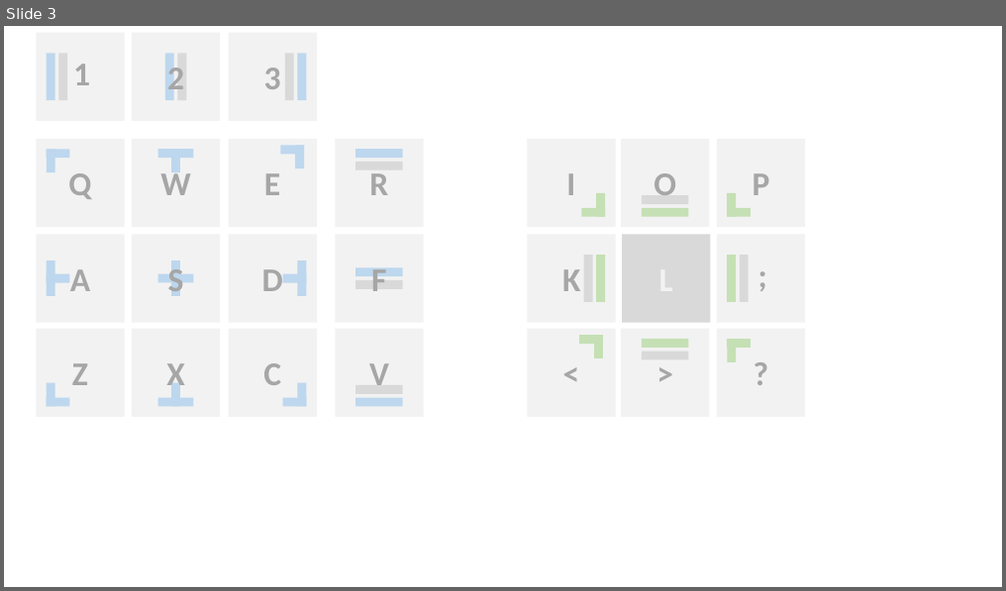
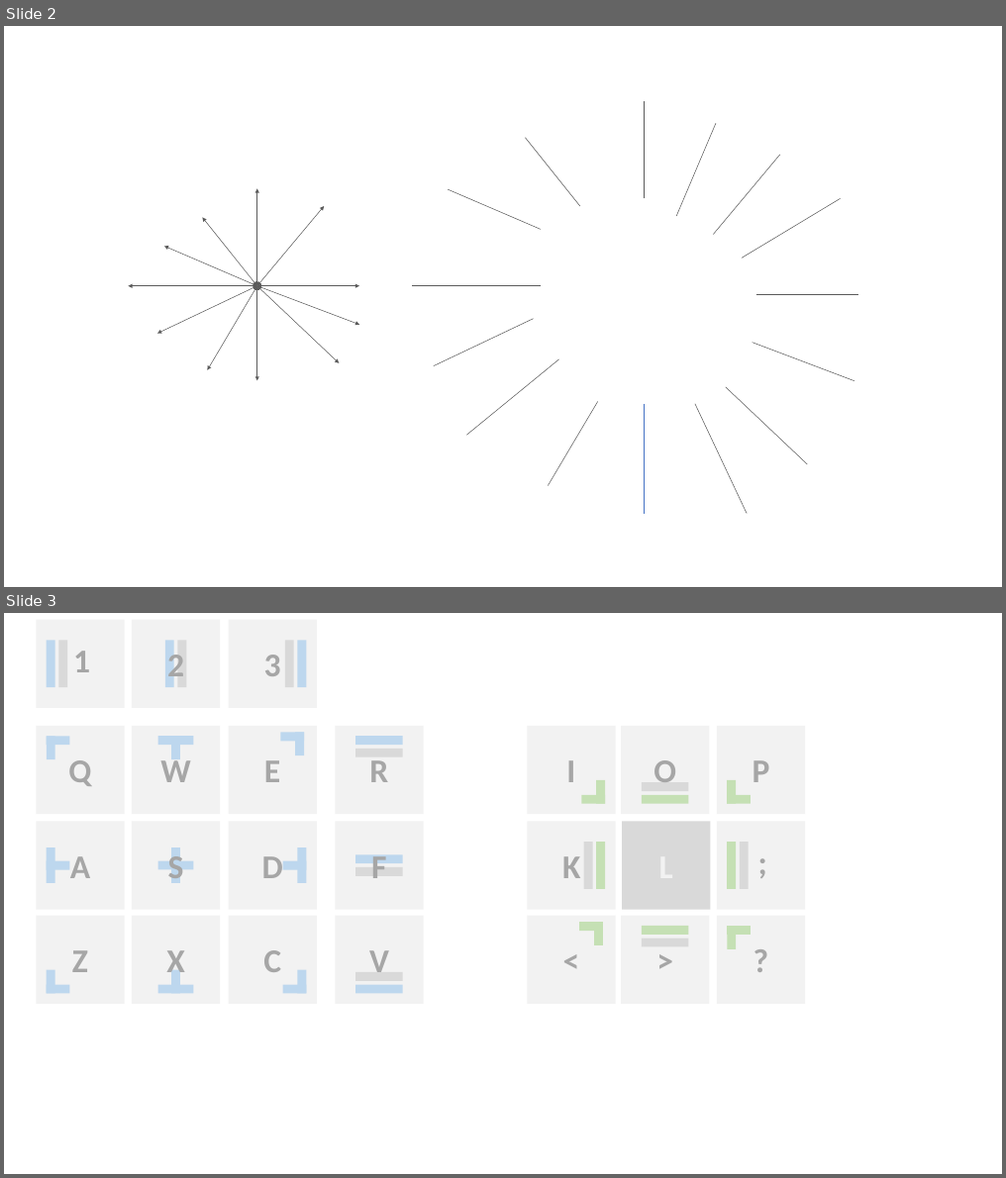
Before and after one commit to s910324/misc, a slide deck: vba.pptm. Shown one above the other, each under a label of ours: slide 3 before the commit, slides 2 and 3 after it. The pictures are 1006x591 and 1006x1178 pixels, drawn with LibreOffice and Linux fonts; fonts in the diff are those of the drawing. Boxes give left, top, right and bottom in pixels: in the first picture for what was removed or moved away, otherwise in the second. Text is boxed around its words. In the diff, an @@ line names an element or a change of style, - is before the commit and + after.

```diff
--- a/vba.pptm
+++ b/vba.pptm
@@ slide 2 added at bbox=[4, 26, 1002, 587], background #FFFFFF @@
@@ line added from (645, 199) to (645, 101), #5A5A5A 0.5 pt @@
@@ line added from (580, 206) to (525, 138), #5A5A5A 0.5 pt @@
@@ line added from (676, 216) to (716, 123), #5A5A5A 0.5 pt @@
@@ line added from (714, 234) to (780, 155), #5A5A5A 0.5 pt @@
@@ double arrow added from (257, 286) to (257, 188), #5A5A5A 0.5 pt @@
@@ line added from (541, 230) to (448, 189), #5A5A5A 0.5 pt @@
@@ line added from (742, 258) to (841, 199), #5A5A5A 0.5 pt @@
@@ double arrow added from (257, 286) to (202, 218), #5A5A5A 0.5 pt @@
@@ double arrow added from (257, 286) to (325, 206), #5A5A5A 0.5 pt @@
@@ double arrow added from (257, 286) to (164, 246), #5A5A5A 0.5 pt @@
@@ double arrow added from (257, 286) to (129, 286), #5A5A5A 0.5 pt @@
@@ double arrow added from (257, 286) to (157, 334), #5A5A5A 0.5 pt @@
@@ double arrow added from (257, 286) to (208, 371), #5A5A5A 0.5 pt @@
@@ double arrow added from (257, 286) to (257, 380), #5A5A5A 0.5 pt @@
@@ double arrow added from (257, 286) to (340, 364), #5A5A5A 0.5 pt @@
@@ double arrow added from (257, 286) to (359, 325), #5A5A5A 0.5 pt @@
@@ double arrow added from (257, 286) to (359, 286), #5A5A5A 0.5 pt @@
@@ line added from (541, 286) to (412, 286), #5A5A5A 0.5 pt @@
@@ line added from (534, 319) to (434, 366), #5A5A5A 0.5 pt @@
@@ line added from (756, 294) to (859, 294), #5A5A5A 0.5 pt @@
@@ line added from (752, 343) to (854, 380), #5A5A5A 0.5 pt @@
@@ line added from (559, 360) to (466, 436), #5A5A5A 0.5 pt @@
@@ line added from (598, 402) to (548, 485), #5A5A5A 0.5 pt @@
@@ line added from (645, 404) to (645, 514), #4472C4 0.5 pt @@
@@ line added from (695, 404) to (746, 514), #5A5A5A 0.5 pt @@
@@ line added from (726, 387) to (807, 465), #5A5A5A 0.5 pt @@
```
Also in this commit, not shown: 1 other slide added, 2 slides removed.
